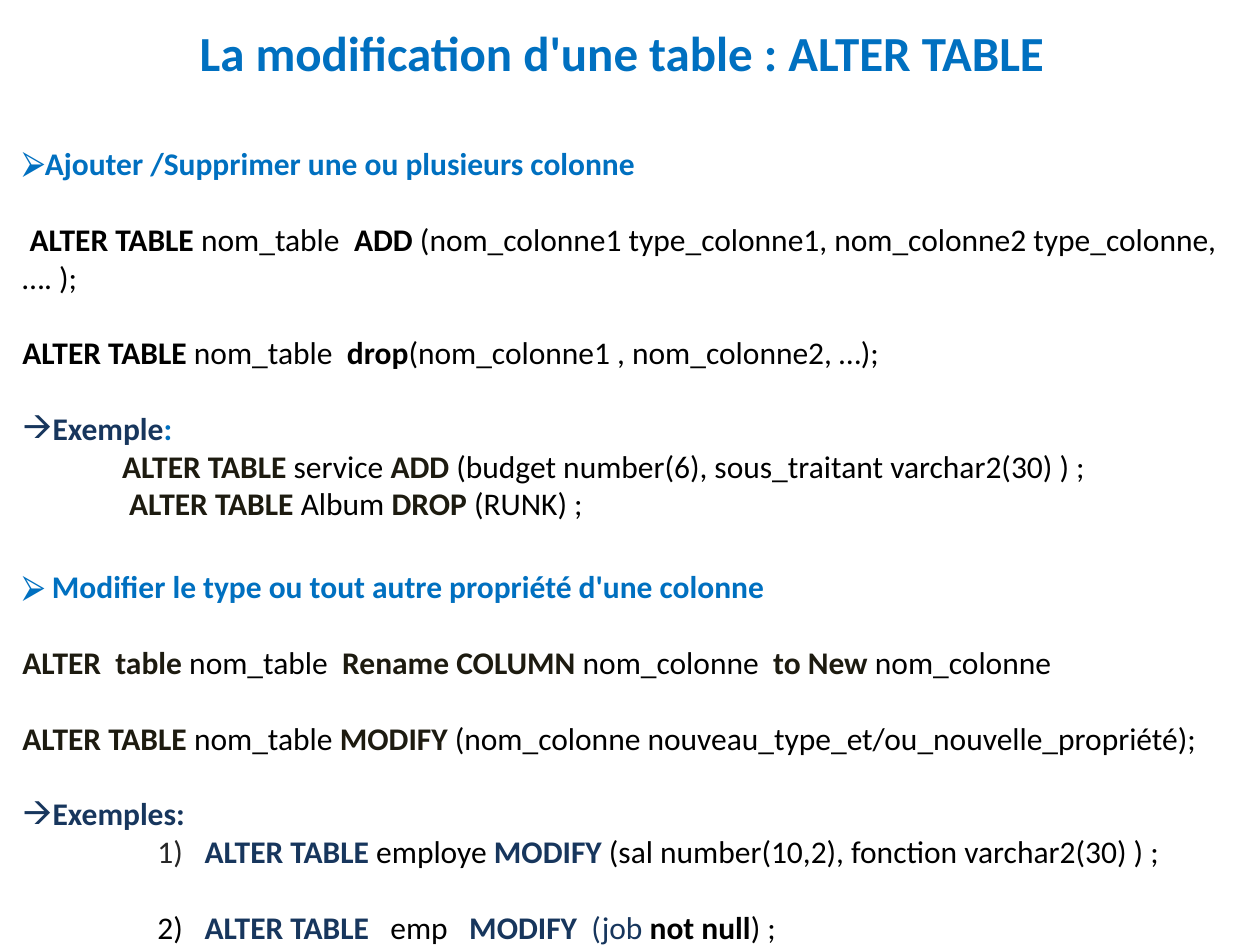
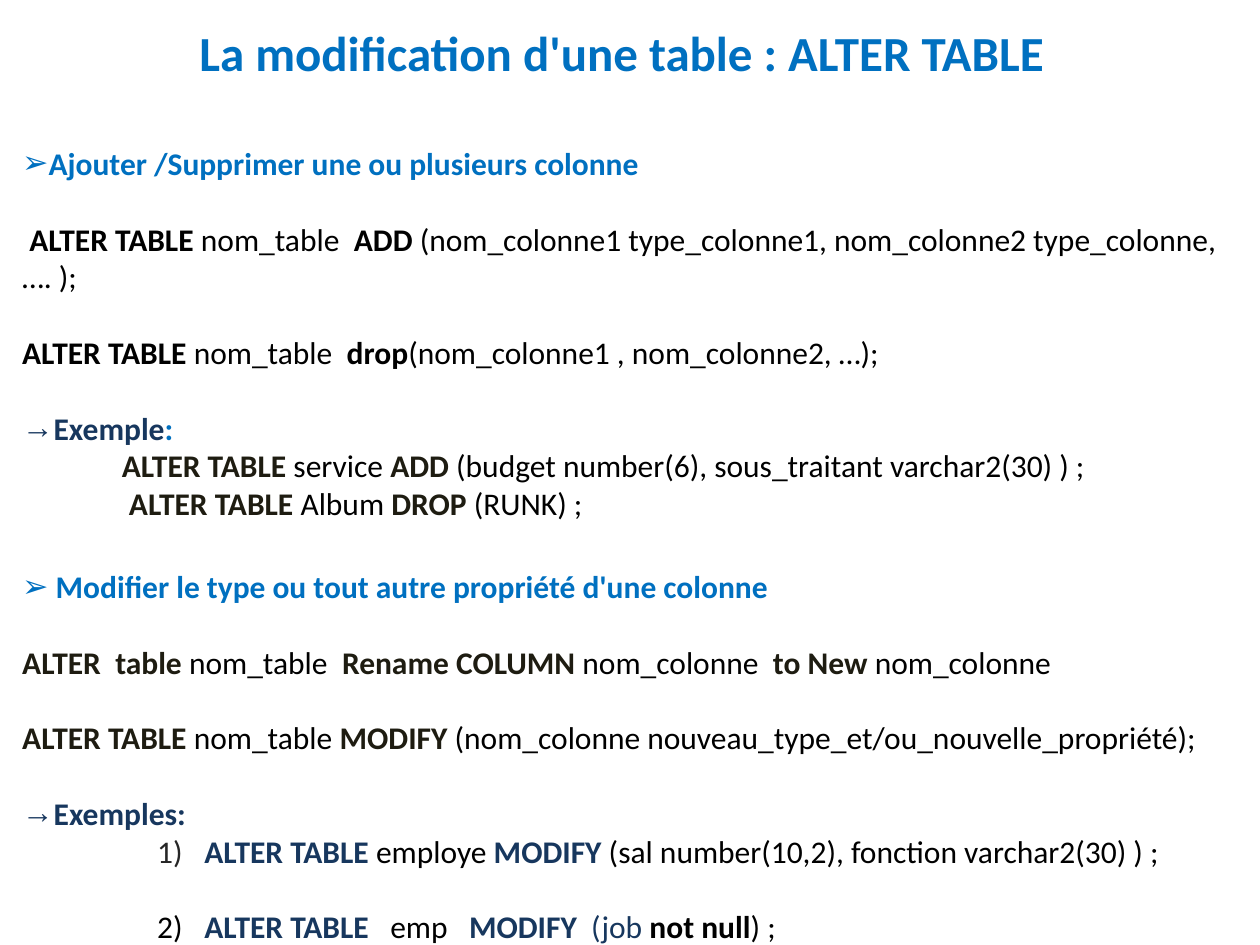
Before and after one commit to khalilelmaghraoui/genie-informatique-2, a slide deck: slide 5 of S4/Bases de données Avancées/Rappel_LDD_LMD_chap2.pptx. Drawn at 1260x945 pixels with LibreOffice and Linux fonts; fonts in the diff are those of the drawing. Boxes give left, top, right and bottom in pixels: in the first picture for what was removed or moved away, otherwise in the second. Text is boxed around its words. In the diff, an @@ line names an element or a change of style, - is before the commit and + after.

```diff
--- a/S4/Bases de données Avancées/Rappel_LDD_LMD_chap2.pptx
+++ b/S4/Bases de données Avancées/Rappel_LDD_LMD_chap2.pptx
@@ text at (49,153,1052,519): text colour #17365D to #17375E in "Exemple:"; text colour #1D1B10 to #1E1C11 in "ALTER TABLE ADD", "ALTER TABLE DROP"; bullet ⮚ to ➢; bullet 🡪 to → @@
@@ text "Modifier le type ou tout ..." at (22,576,1195,944): text colour #1D1B10 to #1E1C11 in "ALTER table Rename COLUMN to New", "ALTER TABLE MODIFY"; text colour #17365D to #17375E in "Exemples:", "ALTER TABLE MODIFY", "ALTER TABLE MODIFY (job"; bullet ⮚ to ➢; bullet 🡪 to → @@
```
Also in this commit, not shown: 17 other slides changed, 6 other files.
